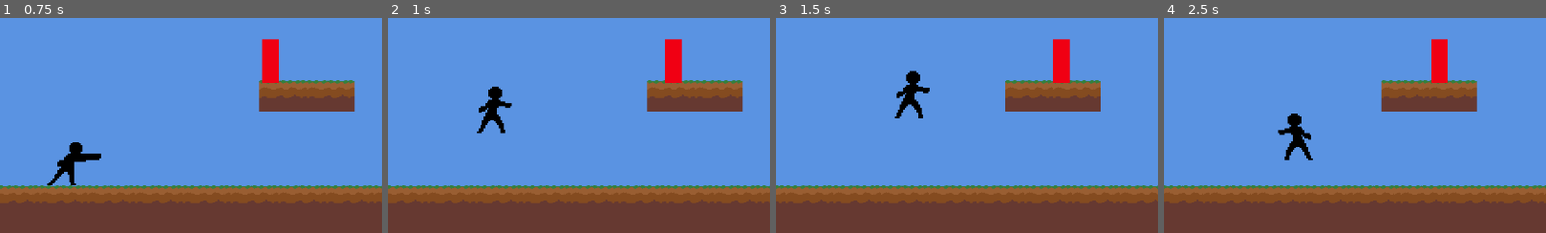
Above: before the commit, frames 1-4 (left to right).
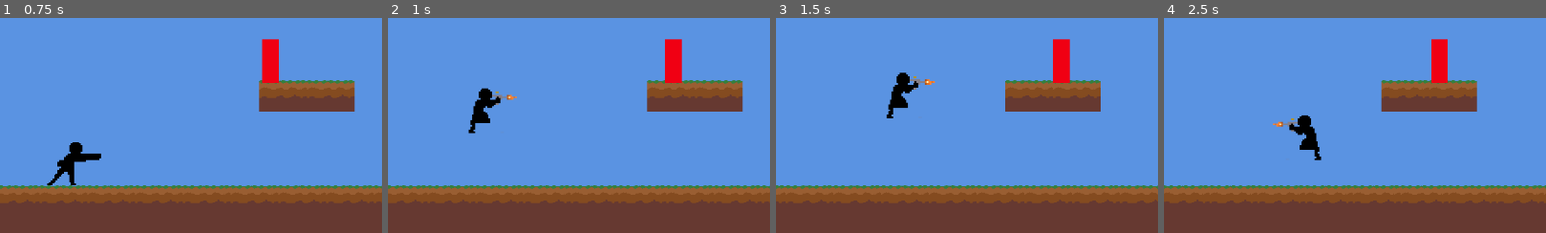
Above: after the commit, the same moments.

Repository: jhonatancunha/godot-game
Game: Godot game, scene res://Levels/level1.tscn
The game is run twice, just before and just after one commit, with the same random seed, the same clock (stepped at 60 frames per second) and the same inputs. This scene is started directly instead of the project's main scene.
Inputs:
- Up to frame 1 (0.75 s): hold Right (right) from 0.53 s (still down); tap A (punch) at 0.6 s
- Up to frame 2 (1 s): keep holding Right (right); tap Space (jump) at 0.77 s; tap S (fire, bound only after the commit) at 0.8 s
- Up to frame 3 (1.5 s): keep holding Right (right); tap S (fire, bound only after the commit) at 1.35 s
- Up to frame 4 (2.5 s): tap Space (jump) at 1.52 s; tap A (punch) at 1.55, 2.1 s; release Right (right) at 2.03 s; hold Left (left) from 2.03 s (still down); tap S (fire, bound only after the commit) at 2.3 s
The pictures show only the part of the screen within x 32-82%, y 43-93%; the shares and areas given below are measured in that part.

Frame 1 is identical in both runs. In frame 2, 1.2% of the frame differs, in the area x 21-34%, y 32-54%; in frame 3, 1.2%, in the area x 29-42%, y 24-47%; in frame 4, 1.2%.

Commit message:
feat: animacao de tiro

Diff:
--- a/Player/player.gd
+++ b/Player/player.gd
@@ -5,11 +5,13 @@
 @export var jump_velocity: float = -300.0
 @export var double_jump_velocity: float = -300
 @export var can_double_jump: bool = true
+@export var can_fire: bool = true
 
 # Get the gravity from the project settings to be synced with RigidBody nodes.
 var gravity: int = ProjectSettings.get_setting("physics/2d/default_gravity")
 var already_did_double_jump: bool = false
 var can_idle = true
+var is_walking = true
 
 @onready var animationPlayer = $AnimationPlayer
 @onready var sprite = $Sprite2D
@@ -19,9 +21,14 @@
 	if is_on_floor():
 		if can_idle:
 			if direction == 0:
+				is_walking = false
 				animationPlayer.play("idle")
 			else:
-				animationPlayer.play("walk")
+				is_walking = true
+				if can_fire:
+					animationPlayer.play("walk_gun")
+				else:
+					animationPlayer.play("walk")
 
 func _ready() -> void:
 	pass
@@ -66,9 +73,21 @@
 
 	move_and_slide()
 
+	# SOCO
 	if Input.is_action_just_pressed("punch"):
 		can_idle = false
 		$AnimationPlayer.play("punch")
+		await $AnimationPlayer.animation_finished
+		can_idle = true
+
+	# TIRO
+	if Input.is_action_just_pressed("fire"):
+		can_idle =  false
+		if is_walking:
+			$AnimationPlayer.play("shot_gun_run")
+		else:
+			$AnimationPlayer.play("idle_shot")
+
 		await $AnimationPlayer.animation_finished
 		can_idle = true
 
--- a/Player/player.tscn
+++ b/Player/player.tscn
@@ -95,12 +95,64 @@
 "values": [Vector2i(0, 1), Vector2i(1, 1), Vector2i(2, 1), Vector2i(3, 1), Vector2i(4, 1), Vector2i(5, 1), Vector2i(6, 1), Vector2i(7, 1)]
 }
 
+[sub_resource type="Animation" id="Animation_j1382"]
+resource_name = "walk_gun"
+length = 0.8
+loop_mode = 1
+tracks/0/type = "value"
+tracks/0/imported = false
+tracks/0/enabled = true
+tracks/0/path = NodePath("Sprite2D:frame_coords")
+tracks/0/interp = 1
+tracks/0/loop_wrap = true
+tracks/0/keys = {
+"times": PackedFloat32Array(0, 0.1, 0.2, 0.3, 0.4, 0.5, 0.6, 0.7),
+"transitions": PackedFloat32Array(1, 1, 1, 1, 1, 1, 1, 1),
+"update": 1,
+"values": [Vector2i(0, 3), Vector2i(1, 3), Vector2i(2, 3), Vector2i(3, 3), Vector2i(4, 3), Vector2i(5, 3), Vector2i(6, 3), Vector2i(7, 3)]
+}
+
+[sub_resource type="Animation" id="Animation_imoi8"]
+resource_name = "shot_gun_run"
+length = 0.5
+tracks/0/type = "value"
+tracks/0/imported = false
+tracks/0/enabled = true
+tracks/0/path = NodePath("Sprite2D:frame_coords")
+tracks/0/interp = 1
+tracks/0/loop_wrap = true
+tracks/0/keys = {
+"times": PackedFloat32Array(0, 0.1, 0.2, 0.3, 0.4, 0.5),
+"transitions": PackedFloat32Array(1, 1, 1, 1, 1, 1),
+"update": 1,
+"values": [Vector2i(2, 4), Vector2i(3, 4), Vector2i(4, 4), Vector2i(5, 4), Vector2i(6, 4), Vector2i(7, 4)]
+}
+
+[sub_resource type="Animation" id="Animation_0n5di"]
+resource_name = "idle_shot"
+length = 0.5
+tracks/0/type = "value"
+tracks/0/imported = false
+tracks/0/enabled = true
+tracks/0/path = NodePath("Sprite2D:frame_coords")
+tracks/0/interp = 1
+tracks/0/loop_wrap = true
+tracks/0/keys = {
+"times": PackedFloat32Array(0, 0.1, 0.2, 0.3, 0.4, 0.5),
+"transitions": PackedFloat32Array(1, 1, 1, 1, 1, 1),
+"update": 1,
+"values": [Vector2i(0, 5), Vector2i(1, 5), Vector2i(2, 5), Vector2i(3, 5), Vector2i(4, 5), Vector2i(5, 5)]
+}
+
 [sub_resource type="AnimationLibrary" id="AnimationLibrary_krh22"]
 _data = {
 "RESET": SubResource("Animation_3nca2"),
 "idle": SubResource("Animation_jx8cb"),
+"idle_shot": SubResource("Animation_0n5di"),
 "punch": SubResource("Animation_1b41r"),
-"walk": SubResource("Animation_k7no5")
+"shot_gun_run": SubResource("Animation_imoi8"),
+"walk": SubResource("Animation_k7no5"),
+"walk_gun": SubResource("Animation_j1382")
 }
 
 [sub_resource type="RectangleShape2D" id="RectangleShape2D_m26sl"]
@@ -119,7 +171,7 @@
 scale = Vector2(1.85938, 1.85938)
 texture = ExtResource("2_4dlf7")
 hframes = 10
-vframes = 3
+vframes = 6
 
 [node name="AnimationPlayer" type="AnimationPlayer" parent="."]
 libraries = {
--- a/project.godot
+++ b/project.godot
@@ -42,6 +42,11 @@
 "events": [Object(InputEventKey,"resource_local_to_scene":false,"resource_name":"","device":-1,"window_id":0,"alt_pressed":false,"shift_pressed":false,"ctrl_pressed":false,"meta_pressed":false,"pressed":false,"keycode":0,"physical_keycode":65,"key_label":0,"unicode":97,"echo":false,"script":null)
 ]
 }
+fire={
+"deadzone": 0.5,
+"events": [Object(InputEventKey,"resource_local_to_scene":false,"resource_name":"","device":-1,"window_id":0,"alt_pressed":false,"shift_pressed":false,"ctrl_pressed":false,"meta_pressed":false,"pressed":false,"keycode":0,"physical_keycode":83,"key_label":0,"unicode":115,"echo":false,"script":null)
+]
+}
 
 [layer_names]
 
Not shown: 1 places in Player/player.tscn that only renumber resources
Binary file changed: Player/player_movements.png
